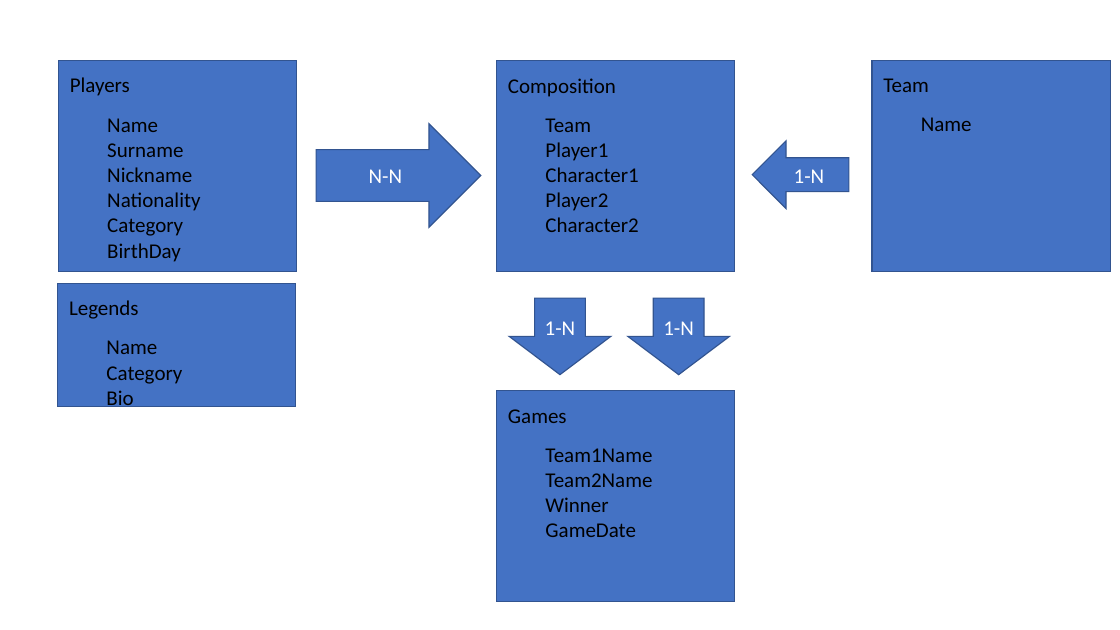
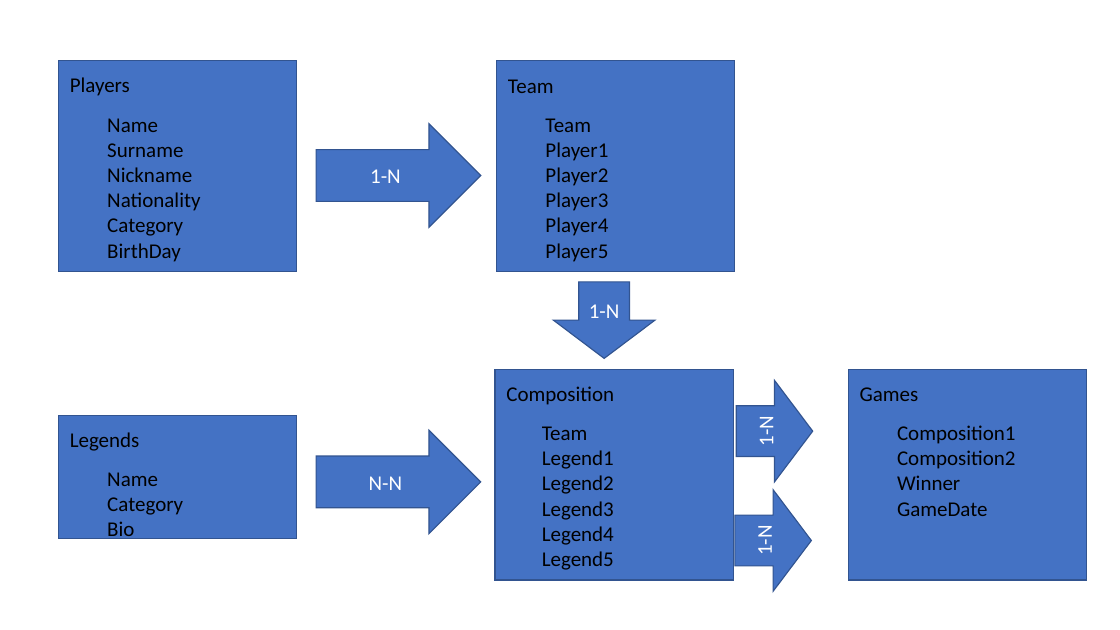
Before and after one commit to pakky94/LoL, a slide deck: slide 1 of Tech.pptx (slide 2 before the commit). Drawn at 1120x630 pixels with LibreOffice and Linux fonts; fonts in the diff are those of the drawing. Boxes give left, top, right and bottom in pixels: in the first picture for what was removed or moved away, otherwise in the second. Text is boxed around its words. In the diff, an @@ line names an element or a change of style, - is before the commit and + after.

```diff
--- a/Tech.pptx
+++ b/Tech.pptx
@@ text at box(508, 79, 554, 93): text changed @@
-Composition
+Team
@@ text removed at box(883, 78, 929, 92) @@
-Team
@@ text removed at box(921, 117, 972, 131) @@
-Name
@@ text in right arrow at box(370, 169, 401, 183): text changed @@
-N-N
+1-N
@@ text at box(545, 167, 638, 182): paragraph removed @@
-Character1
@@ text at box(545, 192, 608, 262): text changed @@
-Character2
+Player3
+Player4
+Player5
@@ down arrow "1-N": place and size @@
-down arrow "1-N" at box(753, 141, 849, 209)
+down arrow "1-N" at box(554, 282, 655, 359)
@@ down arrow "1-N" at box(554, 282, 655, 359): left arrow to down arrow @@
@@ rectangle: place and size @@
-rectangle at box(872, 60, 1110, 271)
+rectangle at box(495, 370, 733, 581)
@@ text added at box(506, 386, 614, 405), 18 pt, text #000000 @@
+Composition
@@ down arrow "1-N" at box(736, 381, 812, 482): rotation 0 to 270 degrees @@
@@ rectangle: place and size @@
-rectangle at box(497, 391, 734, 602)
+rectangle at box(849, 370, 1086, 581)
@@ text "Games": place and size @@
-text "Games" at box(508, 409, 567, 423)
+text "Games" at box(860, 387, 919, 401)
@@ 2 texts, 1 rectangle: place and size @@
-2 texts, 1 rectangle at box(58, 284, 296, 411)
+2 texts, 1 rectangle at box(59, 415, 297, 543)
@@ text "Composition1": place and size @@
-text "Composition1" at box(545, 448, 652, 537)
+text "Composition1" at box(897, 425, 1016, 516)
@@ right arrow added at box(316, 430, 481, 534), fill #4472C4, outline #325491 1 pt, 18 pt, text #FFFFFF @@
+N-N
@@ text added at box(542, 426, 614, 570), 18 pt, text #000000 @@
+Team
+Legend1
+Legend2
+Legend3
+Legend4
+Legend5
@@ text at box(897, 425, 1016, 469): text changed @@
-Team1Name
-Team2Name
+Composition1
+Composition2
@@ down arrow "1-N" at box(735, 490, 812, 592): rotation 0 to 270 degrees @@
```
Also in this commit, not shown: 1 other slide changed, 1 slide removed.
